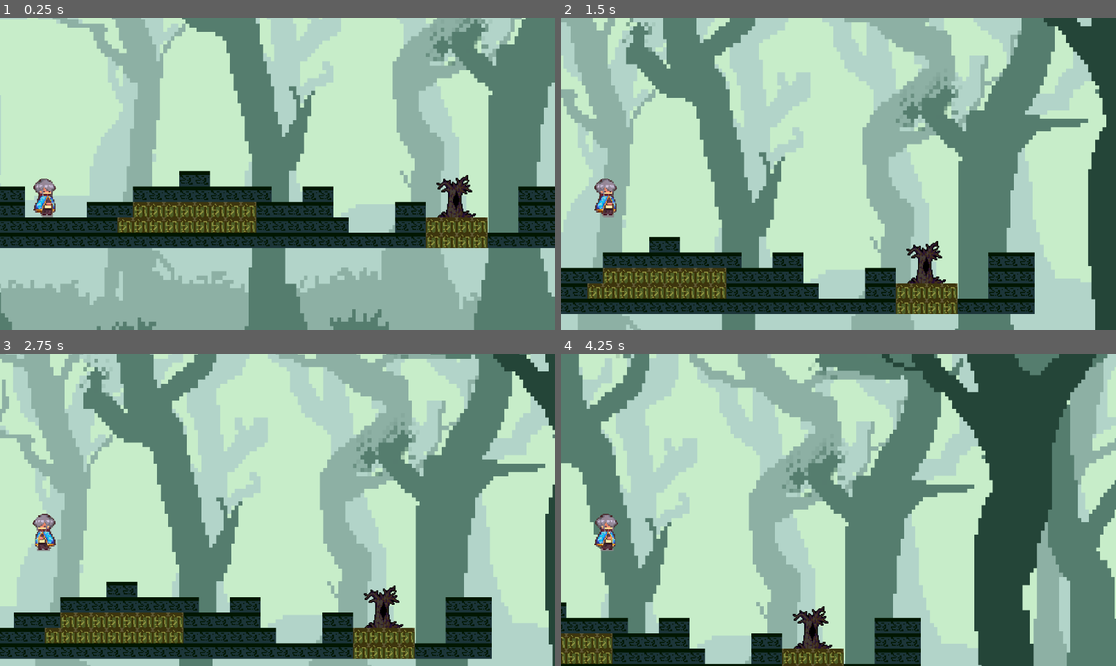
Above: before the commit, frames 1-4 (two rows, left to right).
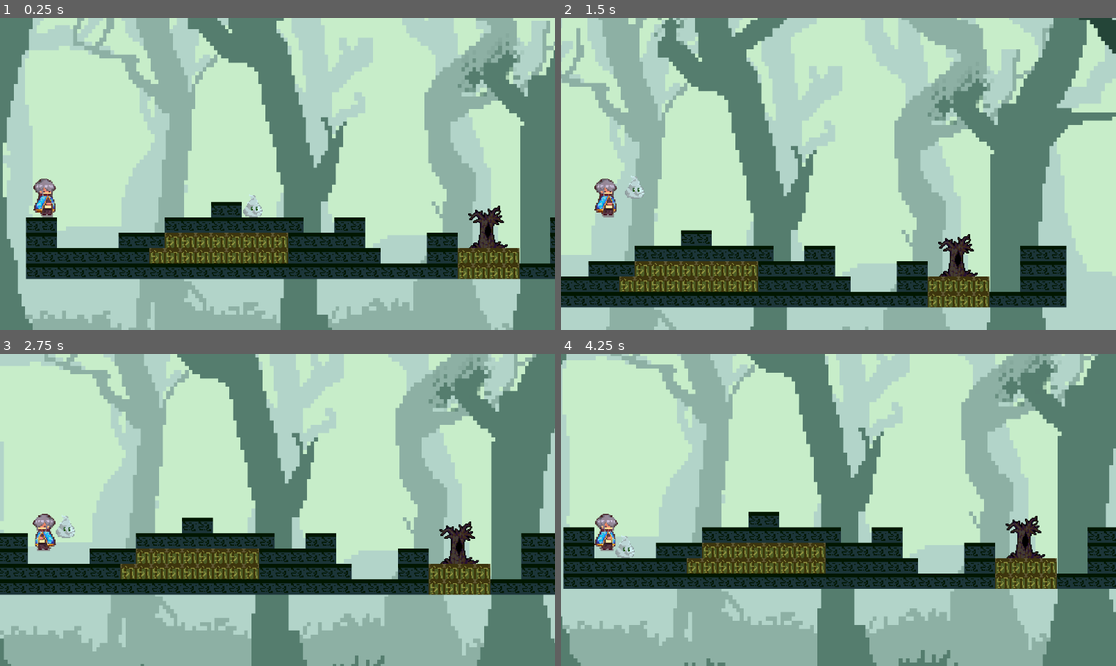
Above: after the commit, the same moments.

Repository: karenRojas07/RavenGame
Game: Godot game, scene res://Scenes/Map.tscn
Two runs of this game, one before a commit and one after it. Both use one fixed random seed, a clock stepped at 60 frames per second and the inputs below.
Inputs:
- Up to frame 1 (0.25 s): no input
- Up to frame 2 (1.5 s): hold Up (ui_up) 0.53-1.28 s; hold Right (ui_right) from 0.53 s (still down); tap Up (ui_up) at 1.35 s
- Up to frame 3 (2.75 s): tap Up (ui_up) at 1.52, 1.82 s; release Right (ui_right) at 2.03 s; hold Left (ui_left) from 2.03 s (still down); hold Up (ui_up) from 2.03 s (still down)
- Up to frame 4 (4.25 s): release Left (ui_left) at 2.78 s; release Up (ui_up) at 2.78 s; hold Right (ui_right) from 2.78 s (still down); tap Up (ui_up) at 2.85, 3.02, 3.32 s; hold Up (ui_up) from 3.53 s (still down)

The runs differ from the first frame. In frame 1, 65% of the frame differs, in the area x 0-100%, y 0-100%; in frame 2, 66%; in frame 3, 84%; in frame 4, 80%.

Commit message:
Se agrego al enemigo

Diff:
--- /dev/null
+++ b/Scenes/Enemy.tscn
@@ -0,0 +1,52 @@
+[gd_scene load_steps=10 format=3 uid="uid://dbm154l7m3uqm"]
+
+[ext_resource type="Script" path="res://Scripts/Player.gd" id="1_fnx1l"]
+[ext_resource type="Texture2D" uid="uid://g5vxdg4uvq8u" path="res://Textures/TEXTURAS/ENEMIGOS/FANTASMA/pixil-frame-0.png" id="2_op3wa"]
+
+[sub_resource type="Animation" id="Animation_0msoo"]
+resource_name = "IDLE"
+length = 0.5
+loop_mode = 1
+
+[sub_resource type="Animation" id="Animation_nex07"]
+resource_name = "Idle"
+length = 0.5
+
+[sub_resource type="Animation" id="Animation_cnfpw"]
+length = 0.001
+
+[sub_resource type="Animation" id="Animation_pbien"]
+resource_name = "WALK"
+loop_mode = 1
+
+[sub_resource type="Animation" id="Animation_6t8jb"]
+resource_name = "Walk"
+length = 3.5
+
+[sub_resource type="AnimationLibrary" id="AnimationLibrary_rgd05"]
+_data = {
+"IDLE": SubResource("Animation_0msoo"),
+"Idle": SubResource("Animation_nex07"),
+"RESET": SubResource("Animation_cnfpw"),
+"WALK": SubResource("Animation_pbien"),
+"Walk": SubResource("Animation_6t8jb")
+}
+
+[sub_resource type="RectangleShape2D" id="RectangleShape2D_x43ju"]
+size = Vector2(20, 24)
+
+[node name="CharacterBody2D" type="CharacterBody2D"]
+script = ExtResource("1_fnx1l")
+
+[node name="AnimationPlayer" type="AnimationPlayer" parent="."]
+libraries = {
+"": SubResource("AnimationLibrary_rgd05")
+}
+
+[node name="CollisionShape2D" type="CollisionShape2D" parent="."]
+position = Vector2(0, -4)
+shape = SubResource("RectangleShape2D_x43ju")
+
+[node name="Sprite2D" type="Sprite2D" parent="."]
+position = Vector2(-1, -4)
+texture = ExtResource("2_op3wa")
--- a/Scenes/Map.tscn
+++ b/Scenes/Map.tscn
@@ -6,6 +6,8 @@
 [ext_resource type="Texture2D" uid="uid://bemll87cavdlg" path="res://Textures/Tiles.jpg" id="3_7ip6x"]
 [ext_resource type="Texture2D" uid="uid://bikfamf1ma311" path="res://Textures/prueba.png" id="4_eb2uk"]
 [ext_resource type="Texture2D" uid="uid://dcgis3t7kvciq" path="res://Textures/Tree.png" id="5_3sgwf"]
+[ext_resource type="PackedScene" uid="uid://dbm154l7m3uqm" path="res://Scenes/Enemy.tscn" id="7_molfr"]
+[ext_resource type="Script" path="res://Scripts/Enemy.gd" id="8_6xmrs"]
 
 [sub_resource type="TileSetAtlasSource" id="TileSetAtlasSource_7ec5n"]
 texture = ExtResource("1_oufn8")
@@ -510,8 +512,12 @@
 layer_0/tile_data = PackedInt32Array(262140, 2, 0, 262139, 2, 0, 262138, 2, 0, 262137, 2, 0, 262136, 2, 0, 262135, 2, 0 …(1663 unchanged characters)…
 
 [node name="Player" parent="." instance=ExtResource("2_77rtk")]
-position = Vector2(-242, 49)
+position = Vector2(-275, 12)
 
 [node name="Camera2D" type="Camera2D" parent="Player"]
 position = Vector2(235, -30)
 zoom = Vector2(2, 2)
+
+[node name="Enemy" parent="." instance=ExtResource("7_molfr")]
+position = Vector2(-39, 18)
+script = ExtResource("8_6xmrs")
--- a/Scenes/Player.tscn
+++ b/Scenes/Player.tscn
@@ -3,6 +3,23 @@
 [ext_resource type="Script" path="res://Scripts/Player.gd" id="1_d7ydn"]
 [ext_resource type="Texture2D" uid="uid://b87d5wass3vxi" path="res://Textures/character.png" id="1_o8b7n"]
 [ext_resource type="Texture2D" uid="uid://cut3ilgx07tpy" path="res://Textures/character2.png" id="3_dt3ib"]
+
+[sub_resource type="Animation" id="Animation_0msoo"]
+resource_name = "IDLE"
+length = 0.5
+loop_mode = 1
+tracks/0/type = "value"
+tracks/0/imported = false
+tracks/0/enabled = true
+tracks/0/path = NodePath("Sprite2D:texture")
+tracks/0/interp = 1
+tracks/0/loop_wrap = true
+tracks/0/keys = {
+"times": PackedFloat32Array(0.2, 0.4),
+"transitions": PackedFloat32Array(1, 1),
+"update": 1,
+"values": [ExtResource("1_o8b7n"), ExtResource("3_dt3ib")]
+}
 
 [sub_resource type="Animation" id="Animation_nex07"]
 resource_name = "Idle"
@@ -23,6 +40,22 @@
 "values": [0]
 }
 
+[sub_resource type="Animation" id="Animation_pbien"]
+resource_name = "WALK"
+loop_mode = 1
+tracks/0/type = "value"
+tracks/0/imported = false
+tracks/0/enabled = true
+tracks/0/path = NodePath("Sprite2D:texture")
+tracks/0/interp = 1
+tracks/0/loop_wrap = true
+tracks/0/keys = {
+"times": PackedFloat32Array(0.1, 0.7),
+"transitions": PackedFloat32Array(1, 1),
+"update": 1,
+"values": [ExtResource("3_dt3ib"), ExtResource("1_o8b7n")]
+}
+
 [sub_resource type="Animation" id="Animation_6t8jb"]
 resource_name = "Walk"
 length = 3.5
@@ -37,39 +70,6 @@
 "transitions": PackedFloat32Array(1),
 "update": 1,
 "values": [0]
-}
-
-[sub_resource type="Animation" id="Animation_0msoo"]
-resource_name = "IDLE"
-length = 0.5
-loop_mode = 1
-tracks/0/type = "value"
-tracks/0/imported = false
-tracks/0/enabled = true
-tracks/0/path = NodePath("Sprite2D:texture")
-tracks/0/interp = 1
-tracks/0/loop_wrap = true
-tracks/0/keys = {
-"times": PackedFloat32Array(0.2, 0.4),
-"transitions": PackedFloat32Array(1, 1),
-"update": 1,
-"values": [ExtResource("1_o8b7n"), ExtResource("3_dt3ib")]
-}
-
-[sub_resource type="Animation" id="Animation_pbien"]
-resource_name = "WALK"
-loop_mode = 1
-tracks/0/type = "value"
-tracks/0/imported = false
-tracks/0/enabled = true
-tracks/0/path = NodePath("Sprite2D:texture")
-tracks/0/interp = 1
-tracks/0/loop_wrap = true
-tracks/0/keys = {
-"times": PackedFloat32Array(0.1, 0.7),
-"transitions": PackedFloat32Array(1, 1),
-"update": 1,
-"values": [ExtResource("3_dt3ib"), ExtResource("1_o8b7n")]
 }
 
 [sub_resource type="AnimationLibrary" id="AnimationLibrary_rgd05"]
--- /dev/null
+++ b/Scripts/Enemy.gd
@@ -0,0 +1,29 @@
+extends CharacterBody2D
+
+const moveSpeed = 70
+const maxSpeed = 100
+const jumpHeight = -300
+const gravity = 15
+
+@onready var sprite = $Sprite2D
+@onready var animationPlayer = $AnimationPlayer
+
+func _physics_process(_delta):
+	velocity.y += gravity
+	var friction = false
+
+	# Establecer la velocidad hacia la izquierda
+	velocity.x = max(velocity.x - moveSpeed, -maxSpeed)
+	sprite.flip_h = true  # Voltear el sprite hacia la izquierda
+	animationPlayer.play("WALK")
+
+	if is_on_floor():
+		if Input.is_action_pressed("ui_up"):
+			velocity.y = jumpHeight
+		if friction:
+			velocity.x = lerp(velocity.x, 0.0, 0.5)
+	else:
+		if friction:
+			velocity.x = lerp(velocity.x, 0.0, 0.01)
+
+	move_and_slide()
Not shown: 1 places in Scenes/Map.tscn that only renumber resources
Not shown, added: Textures/TEXTURAS/ARMAS/pixil-frame-0 (6).png.import
Not shown, added: Textures/TEXTURAS/ENEMIGOS/FANTASMA/pixil-frame-0.png.import
Not shown, added: Textures/TEXTURAS/ENEMIGOS/FANTASMA/pixil-frame-1.png.import
Not shown, added: Textures/TEXTURAS/ENEMIGOS/FANTASMA/pixil-frame-2.png.import
Not shown, added: Textures/TEXTURAS/ENEMIGOS/FANTASMA/pixil-frame-3.png.import
Not shown, added: Textures/TEXTURAS/VIDAS/pixilart-drawing.png.import
